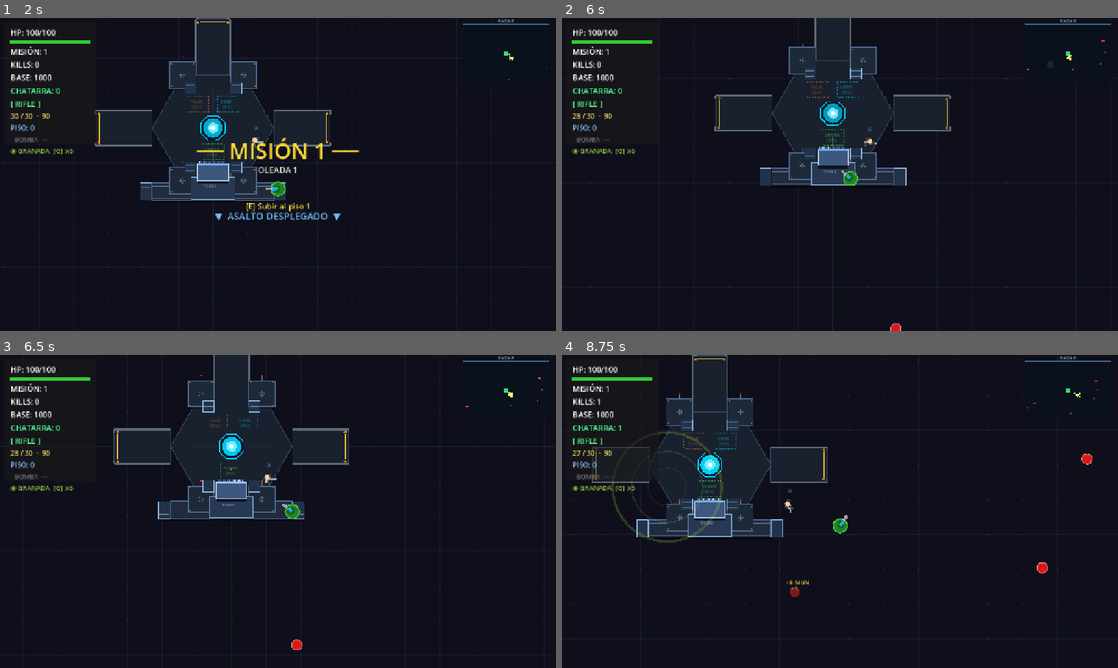
Above: before the commit, frames 1-4 (two rows, left to right).
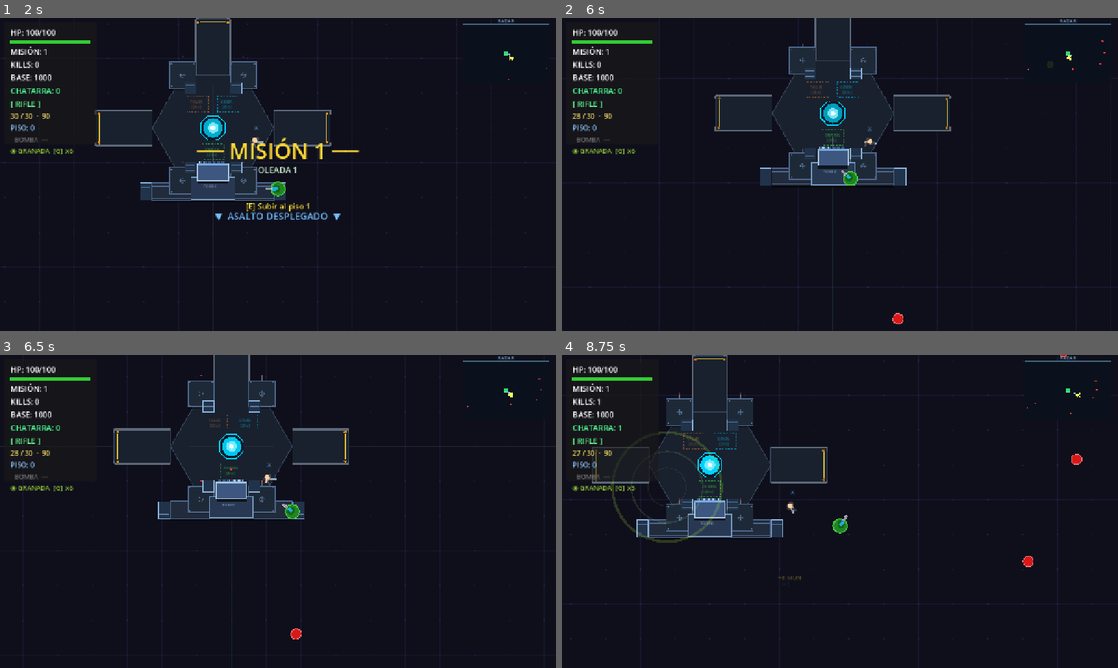
Above: after the commit, the same moments.

Repository: enriquecordero/last-colony
Game: Godot game, scene res://scenes/main.tscn
Same seed, same stepped clock (60 frames per second), same inputs: the game is played once before the commit and once after it. This scene is started directly instead of the project's main scene.
Inputs (mouse positions are in pixels of both pictures, inside the frame that each line leads up to):
- Up to frame 1 (2 s): tap Enter at 0.5, 1.35 s; move the mouse to (400, 158) at 0.52 s; hold D 0.53-1.28 s; tap R at 0.6 s; click (400, 158) at 0.67 s; tap Space at 0.77, 1.52 s; move the mouse to (166, 190) at 1.27 s; hold S from 1.28 s (still down)
- Up to frame 2 (6 s): move the mouse to (895, 105) at 2.02 s; release S at 2.03 s; hold D 2.03-2.78 s; tap Keypad Enter at 2.1 s; move the mouse to (812, 237) at 2.77 s; hold W 2.78-3.53 s; tap B at 2.85 s; click (812, 237) at 2.92 s; tap Space at 3.02, 3.77, 4.52 s; move the mouse to (1006, 221) at 3.52 s; hold A 3.53-5.03 s; tap T at 3.6 s; move the mouse to (673, 127) at 4.27 s; tap N at 4.35 s; move the mouse to (867, 174) at 5.02 s; hold S 5.03-5.78 s; tap M at 5.1 s; click (867, 174) at 5.17 s; move the mouse to (756, 96) at 5.77 s; hold D from 5.78 s (still down); tap F at 5.85 s
- Up to frame 3 (6.5 s): keep holding D; tap Space at 6.02 s
- Up to frame 4 (8.75 s): move the mouse to (962, 495) at 6.52 s; release D at 6.53 s; hold W 6.53-7.28 s; tap Q at 6.6 s; tap Space at 6.77, 7.52 s; move the mouse to (728, 527) at 7.27 s; hold D 7.28-8.03 s; tap G at 7.35 s; click (728, 527) at 7.42 s; move the mouse to (895, 442) at 8.02 s; hold S from 8.03 s (still down); tap 4 at 8.1 s

Frame 1 is identical in both runs. In frame 2, 0.1% of the frame differs, in the area x 59-98%, y 7-100%; in frame 3, 0.1%; in frame 4, 0.6%, in the area x 5-97%, y 0-78%.
Error in both runs: Cannot call method 'queue_free' on a null value. (res://scripts/main.gd:322)

Commit message:
Increase enemy wave difficulty: more enemies, faster scaling
Wave count: 8+wave*2 → 14+wave*4 (~2x more enemies)
HP scaling: 0.18 → 0.22 per wave
Speed: 80+wave*14 → 85+wave*16

Co-Authored-By: Claude Sonnet 4.6 <noreply@anthropic.com>

Diff:
--- a/scripts/main.gd
+++ b/scripts/main.gd
@@ -924,9 +924,9 @@
 				_spawn_boss()
 
 func _spawn_wave() -> void:
-	var hp_mult  := 1.0 + (_wave - 1) * 0.18
-	var base_spd := 80.0 + (_wave - 1) * 14.0
-	var count    := 8 + _wave * 2
+	var hp_mult  := 1.0 + (_wave - 1) * 0.22
+	var base_spd := 85.0 + (_wave - 1) * 16.0
+	var count    := 14 + _wave * 4
 	for i in count:
 		await get_tree().create_timer(0.25 * i).timeout
 		if not _mission_active or not is_instance_valid(self):
